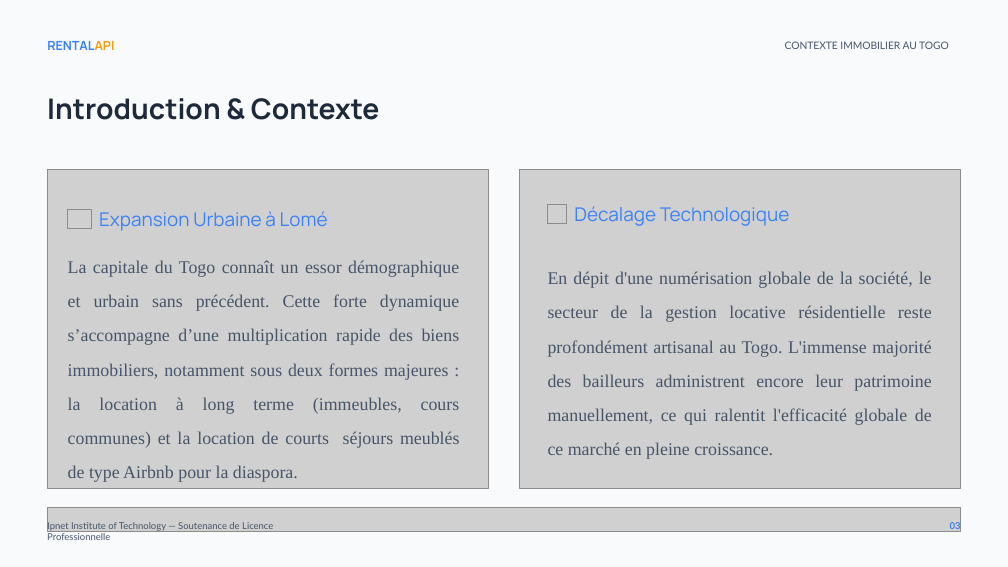
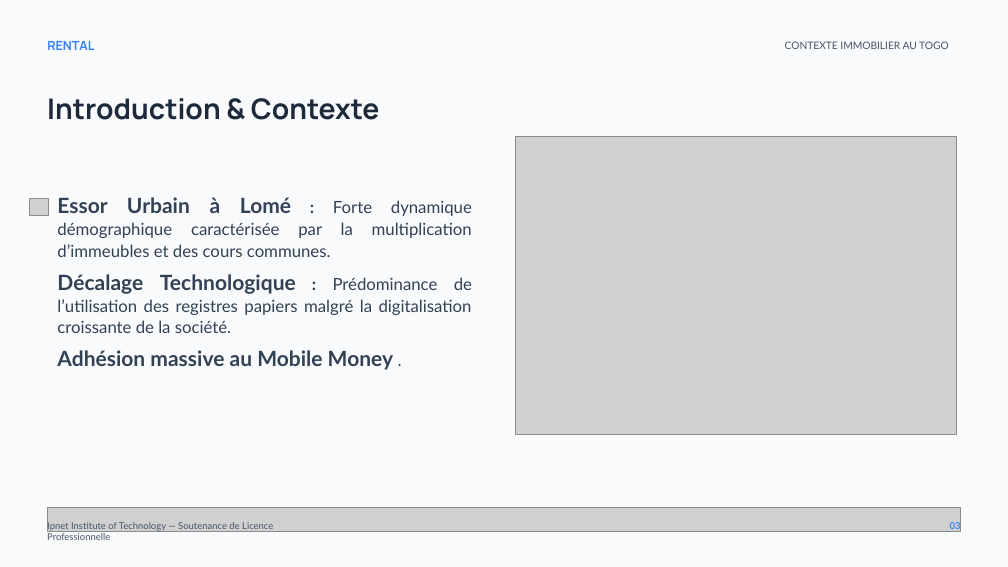
Before and after one commit to xavierGIT04/Soutenance, a slide deck: slide 3 of Soutenance de Licence - GBANDI WAKE (1).pptx. Drawn at 1008x567 pixels with LibreOffice and Linux fonts; fonts in the diff are those of the drawing; grey boxes stand for pictures; background and template pictures are left out. Boxes give left, top, right and bottom in pixels: in the first picture for what was removed or moved away, otherwise in the second. Text is boxed around its words. In the diff, an @@ line names an element or a change of style, - is before the commit and + after.

```diff
--- a/Soutenance de Licence - GBANDI WAKE (1).pptx
+++ b/Soutenance de Licence - GBANDI WAKE (1).pptx
@@ text at (x1=47, y1=41, x2=94, y2=50): text changed @@
-RENTALAPI
+RENTAL
@@ picture resized from (x1=520, y1=169, x2=961, y2=488) to (x1=516, y1=137, x2=957, y2=435) @@
@@ picture removed at (x1=47, y1=169, x2=488, y2=488) @@
@@ picture added at (x1=29, y1=199, x2=49, y2=216) @@
@@ text added at (x1=57, y1=197, x2=472, y2=257), 16 pt, text #334155 @@
+Essor Urbain à Lomé : Forte dynamique démographique caractérisée par la multiplication d’immeubles et des cours communes.
@@ picture removed at (x1=68, y1=209, x2=91, y2=228) @@
@@ picture removed at (x1=547, y1=204, x2=566, y2=223) @@
@@ text removed at (x1=574, y1=206, x2=789, y2=226) @@
-Décalage Technologique
@@ text removed at (x1=99, y1=211, x2=328, y2=231) @@
-Expansion Urbaine à Lomé
@@ text removed at (x1=68, y1=260, x2=460, y2=482) @@
-La capitale du Togo connaît un essor démographique et urbain sans précédent. Cette forte dynamique s’accompagne d’une multiplication rapide des biens immobiliers, notamment sous deux formes majeures : la location à long terme (immeubles, cours communes) et la location de courts séjours meublés de type Airbnb pour la diaspora.
@@ text added at (x1=57, y1=274, x2=472, y2=333), 16 pt, text #334155 @@
+Décalage Technologique : Prédominance de l’utilisation des registres papiers malgré la digitalisation croissante de la société.
@@ text removed at (x1=548, y1=271, x2=932, y2=459) @@
-En dépit d'une numérisation globale de la société, le secteur de la gestion locative résidentielle reste profondément artisanal au Togo. L'immense majorité des bailleurs administrent encore leur patrimoine manuellement, ce qui ralentit l'efficacité globale de ce marché en pleine croissance.
@@ text added at (x1=57, y1=350, x2=393, y2=370), 20 pt, text #334155, bold @@
+Adhésion massive au Mobile Money .
```
Also in this commit, not shown: 8 other slides changed, 3 slides added, 5 other files.
